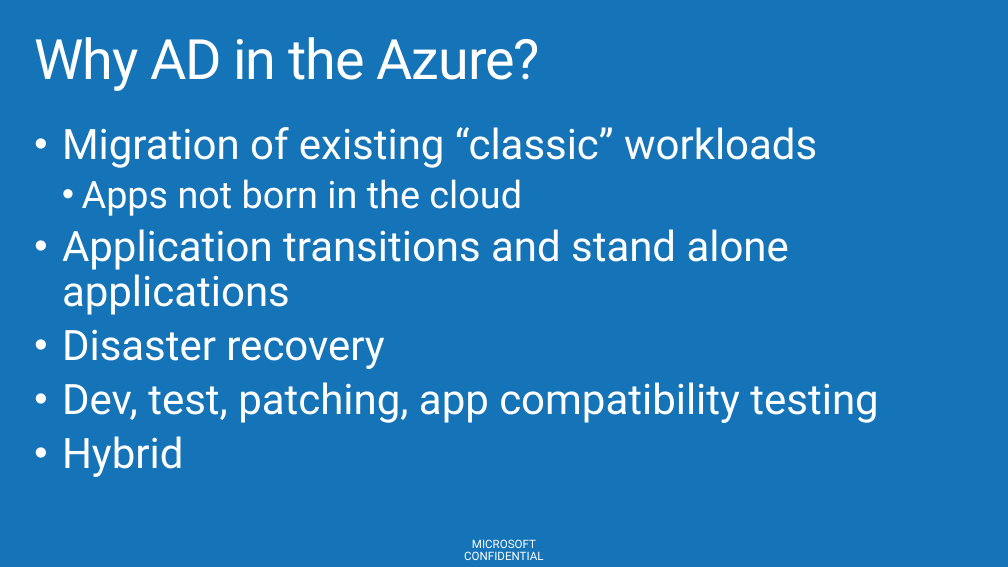
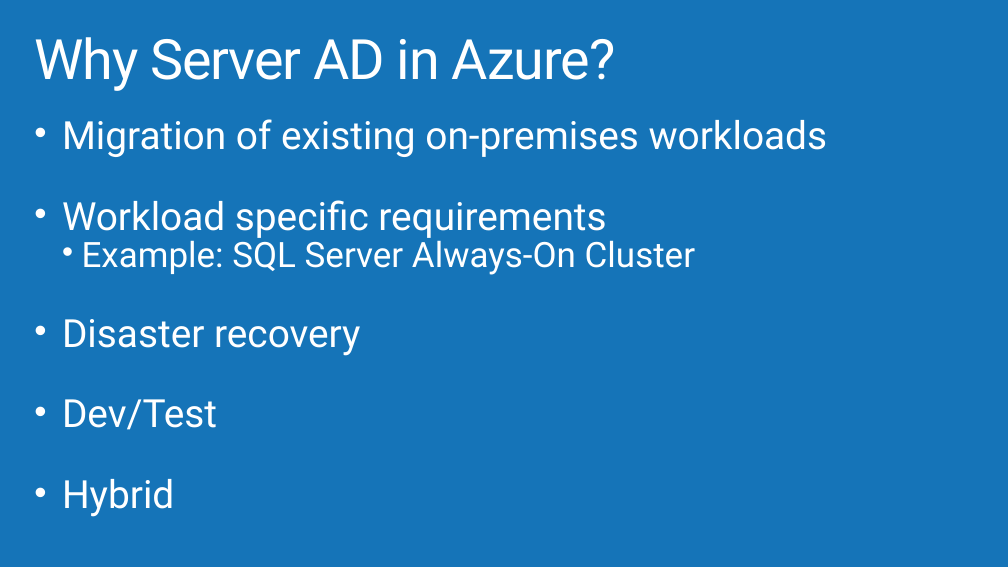
Before and after one commit to AzureCAT-GSI/SAP-on-Azure, a slide deck: slide 4 of SAP-on-Azure-Workshop-multi-day-/Presentations/Architecting VM Hybrid Solutions.pptx (slide 7 before the commit). Drawn at 1008x567 pixels with LibreOffice and Linux fonts; fonts in the diff are those of the drawing; background and template pictures are left out. Boxes give left, top, right and bottom in pixels: in the first picture for what was removed or moved away, otherwise in the second. Text is boxed around its words. In the diff, an @@ line names an element or a change of style, - is before the commit and + after.

```diff
--- a/SAP-on-Azure-Workshop-multi-day-/Presentations/Architecting VM Hybrid Solutions.pptx
+++ b/SAP-on-Azure-Workshop-multi-day-/Presentations/Architecting VM Hybrid Solutions.pptx
@@ title at [34,37,616,91]: text changed @@
-Why AD in the Azure?
+Why Server AD in Azure?
@@ text at [62,119,828,275]: text changed; size 40 to 37 pt @@
-• Migration of existing “classic” workloads
-  • Apps not born in the cloud
-• Application transitions and stand alone applications
+• Migration of existing on-premises workloads
+• Workload specific requirements
+  • Example: SQL Server Always-On Cluster
@@ text at [62,319,360,517]: size 40 to 37 pt in "Disaster recovery", "Hybrid"; line spacing 0.9 to 0.7 @@
@@ text at [62,399,217,430]: text changed; size 40 to 37 pt @@
-• Dev, test, patching, app compatibility testing
+• Dev/Test
@@ text removed at [464,539,543,560] @@
-MICROSOFT CONFIDENTIAL
```
Also in this commit, not shown: 41 other slides changed, 13 slides added, 19 slides removed.
